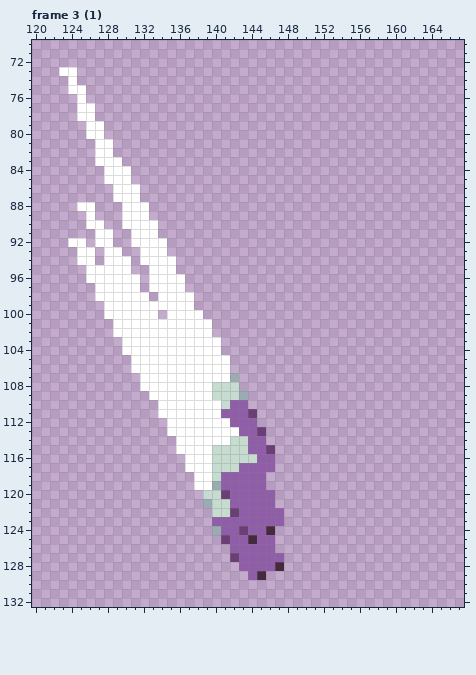
Edited in one commit: pixel-art file (resources/kid/unpacked/asesprite/weapons/sword.aseprite). Above: the version before the commit.
256x256 pixels, 64 frames. Shown: frame 3 (1): x 120..167, y 70..132. The commit also changed other frames, which this record leaves out.
And afterwards:
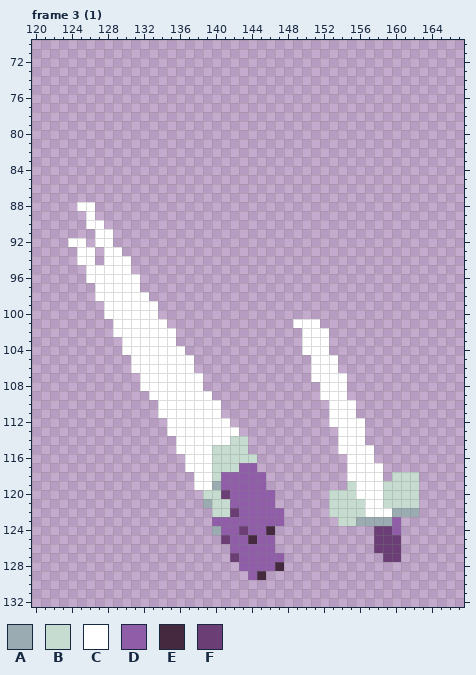
Palette (. is transparent): A #9babb2  B #c7dcd0  C #ffffff  D #905ea9  E #45293f  F #6b3e75
Difference:
Changed rows in their new state; - is an unchanged pixel.
Frame 3 (1), layer "strike":
first column x 123:
 73 ..--------------------------------------
 74 -.--------------------------------------
 75 -..-------------------------------------
 76 --.-------------------------------------
 77 --..------------------------------------
 78 --..------------------------------------
 79 ---..-----------------------------------
 80 ---..-----------------------------------
 81 ----..----------------------------------
 82 ----..----------------------------------
 83 ----...---------------------------------
 84 -----...--------------------------------
 85 -----...--------------------------------
 86 ------...-------------------------------
 87 ------...-------------------------------
 88 -------...------------------------------
 89 -------...------------------------------
 90 -------....-----------------------------
 91 --------...-----------------------------
 92 --------....----------------------------
 93 ---------...----------------------------
 94 ---------....---------------------------
 95 ----------...---------------------------
 96 ----------....--------------------------
 97 ----------....--------------------------
 98 -----------....-------------------------
 99 -----------....-------------------------
100 ------------....------------------------
101 ------------.....---------CCC-----------
102 -------------....----------CCC----------
103 -------------.....---------CCC----------
104 --------------....---------CCC----------
105 ---------------....---------CCC---------
106 ---------------....---------CCC---------
107 ----------------....--------CCCC--------
108 ----------------....---------CCC--------
109 -----------------....--------CCC--------
110 ------------------...---------CCC-------
111 ------------------....--------CCC-------
112 -------------------...--------CCCC------
113 --------------------...--------CCC------
114 ---------------------..--------CCC------
115 ---------------------...-------CCCC-----
116 ----------------------..--------CCC-----
117 ----------------------..--------CCCC----
118 --------------------------------CCCC-BBB
119 --------------------------------BCCCBBBB
120 ------------------------------BBBCCCBBBB
121 ------------------------------BBBBCCBBBB
122 ------------------------------BBBBCCCAAA
123 -------------------------------BBAAAAD--
124 -----------------------------------FFD--
125 -----------------------------------FFF--
126 -----------------------------------FFF--
127 ------------------------------------FF--
Where, in picture pixels (left, top, right, bottom), the same in both pictures:
erased: (59, 67, 275, 472)
added: (293, 319, 419, 562)
